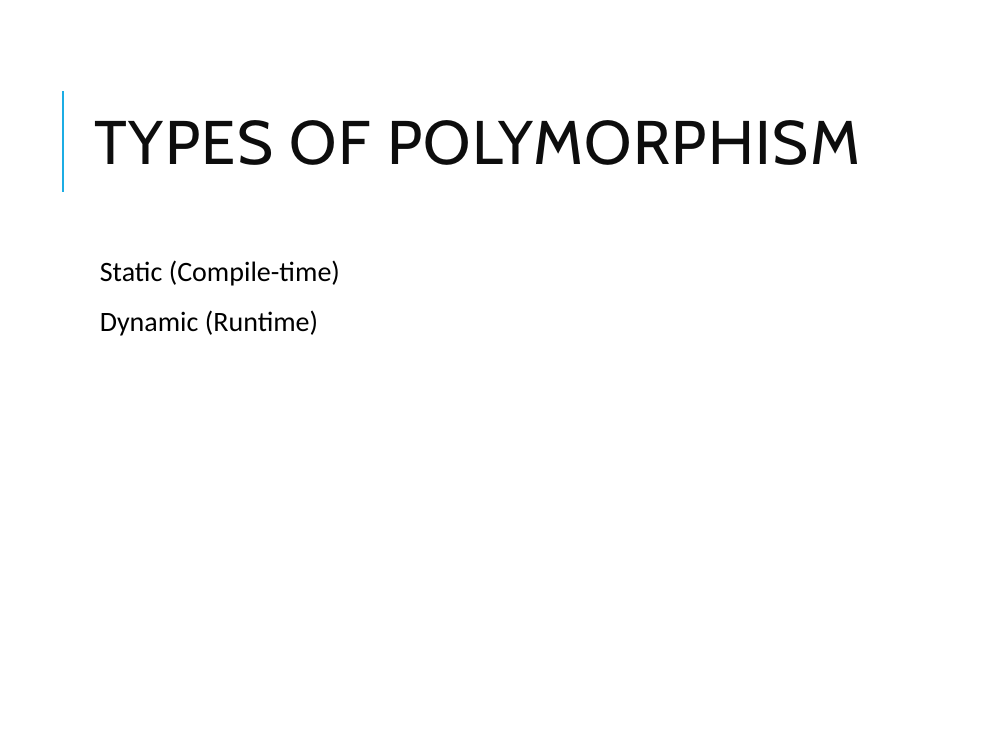
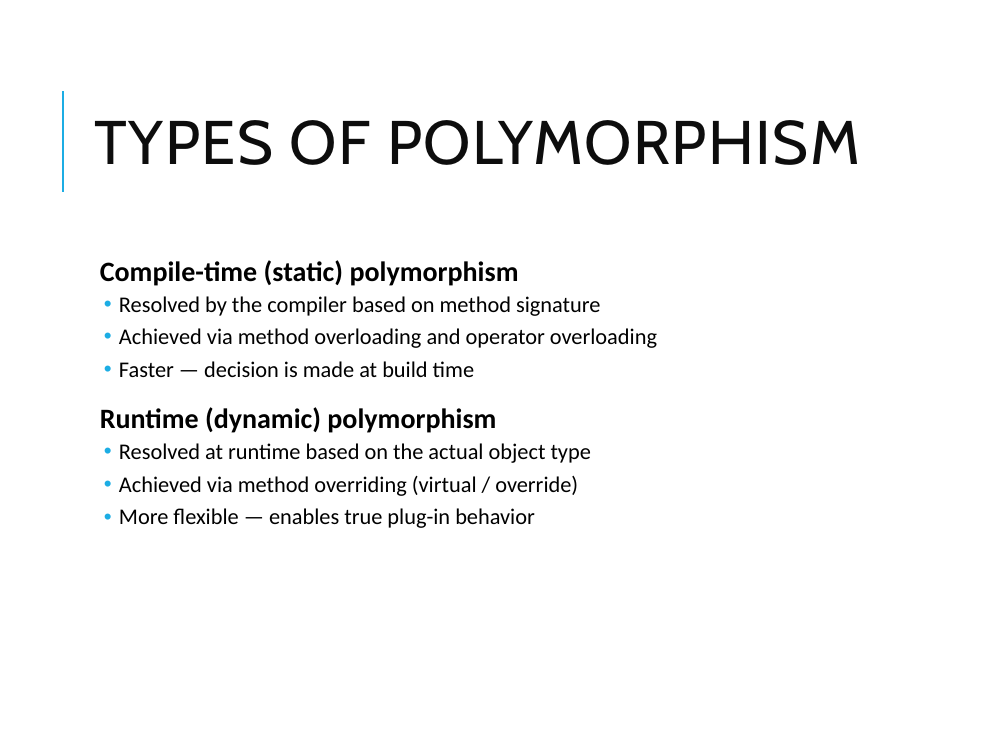
Before and after one commit to vikash-verma-profile/dotnet-epsilon-2026-May, a slide deck: slide 25 of Day-2/OOP_CSharp.pptx (slide 16 before the commit). Drawn at 1008x756 pixels with LibreOffice and Linux fonts; fonts in the diff are those of the drawing. Boxes give left, top, right and bottom in pixels: in the first picture for what was removed or moved away, otherwise in the second. Text is boxed around its words. In the diff, an @@ line names an element or a change of style, - is before the commit and + after.

```diff
--- a/Day-2/OOP_CSharp.pptx
+++ b/Day-2/OOP_CSharp.pptx
@@ text at bbox=[100, 260, 657, 528]: text changed; size 20 to 16 pt @@
-  Static (Compile-time)
-  Dynamic (Runtime)
+  Compile-time (static) polymorphism
+  • Resolved by the compiler based on method signature
+  • Achieved via method overloading and operator overloading
+  • Faster — decision is made at build time
+  Runtime (dynamic) polymorphism
+  • Resolved at runtime based on the actual object type
+  • Achieved via method overriding (virtual / override)
+  • More flexible — enables true plug-in behavior
```
Also in this commit, not shown: 19 other slides changed, 13 slides added, 1 slide removed, 9 other files.
